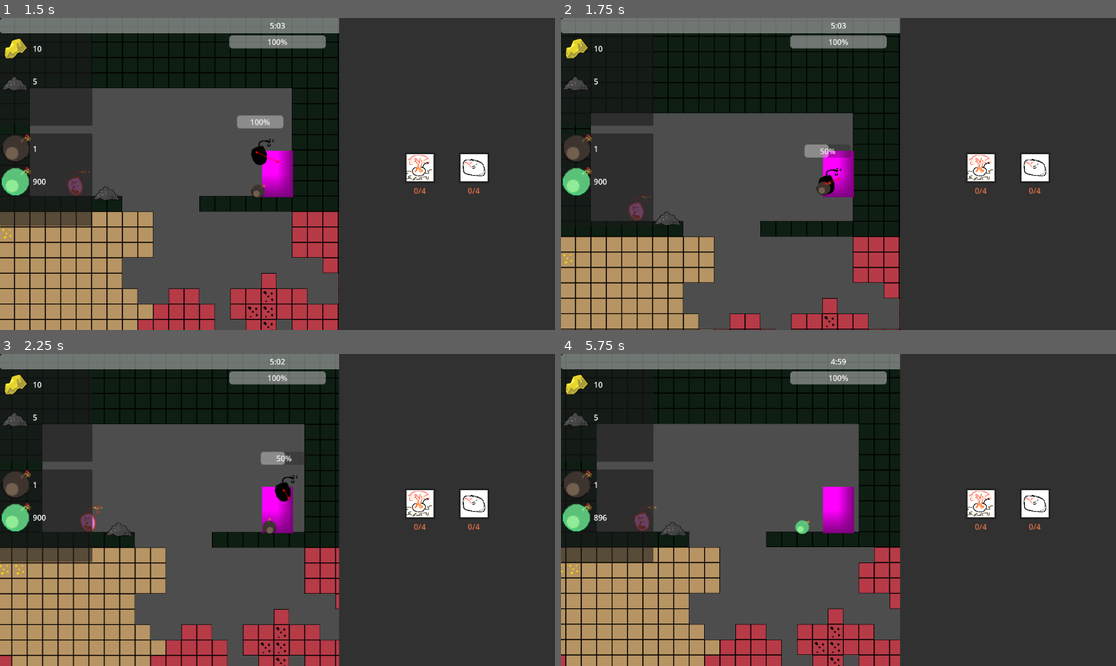
Above: before the commit, frames 1-4 (two rows, left to right).
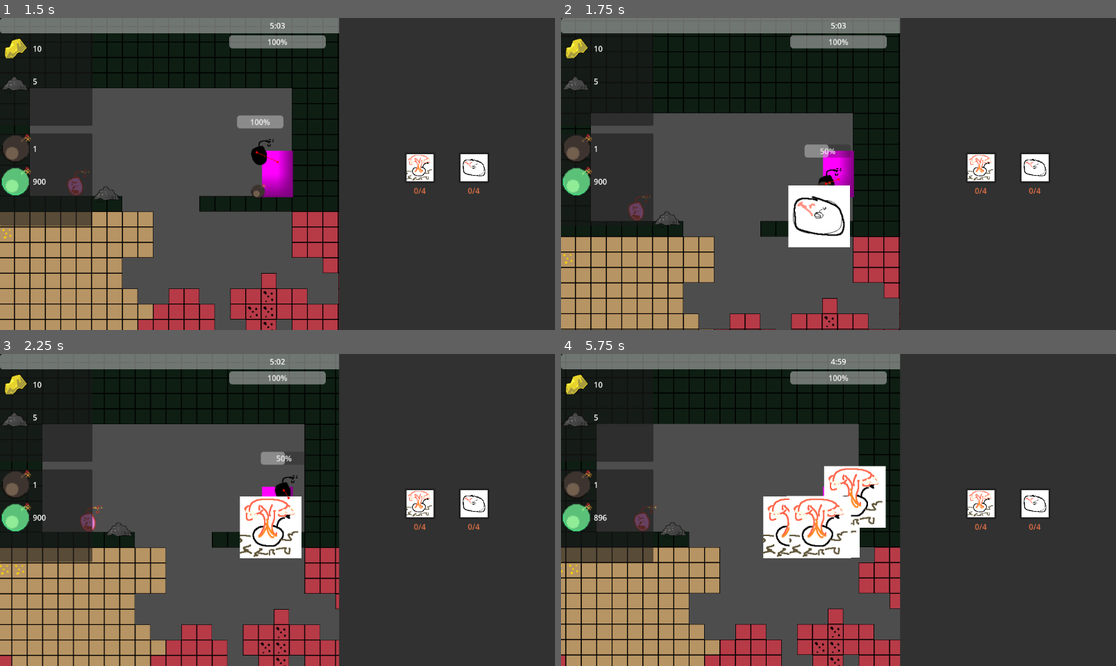
Above: after the commit, the same moments.

Repository: DevFTB/LD57
Game: Godot game, scene res://game.tscn
Two runs of this game, one before a commit and one after it. Both use one fixed random seed, a clock stepped at 60 frames per second and the inputs below.
Inputs (mouse positions are in pixels of both pictures, inside the frame that each line leads up to):
- Up to frame 1 (1.5 s): move the mouse to (399, 158) at 0.52 s; hold D (move_right) from 0.53 s (still down); click (399, 158) at 0.6 s; tap W (jump) at 0.77 s; move the mouse to (166, 189) at 1.27 s; tap E (interact) at 1.35 s
- Up to frame 2 (1.75 s): keep holding D (move_right); tap W (jump) at 1.52 s; click (727, 189) at 1.55 s
- Up to frame 3 (2.25 s): move the mouse to (333, 441) at 2.02 s; release D (move_right) at 2.03 s; hold A (move_left) from 2.03 s (still down); hold 1 (select_bomb_1) from 2.03 s (still down)
- Up to frame 4 (5.75 s): click (894, 441) at 2.3 s; move the mouse to (810, 572) at 2.77 s; release A (move_left) at 2.78 s; release 1 (select_bomb_1) at 2.78 s; hold D (move_right) 2.78-4.28 s; tap 2 (select_bomb_2) at 2.85 s; tap W (jump) at 3.02, 3.77, 4.52 s; click (810, 572) at 3.05 s; move the mouse to (1005, 556) at 3.52 s; tap 3 (select_bomb_3) at 3.6 s; click (1005, 556) at 3.8 s; move the mouse to (672, 463) at 4.27 s; hold A (move_left) 4.28-5.03 s; click (672, 463) at 4.35 s; move the mouse to (866, 510) at 5.02 s; hold D (move_right) from 5.03 s (still down); click (866, 510) at 5.1 s

Frame 1 is identical in both runs. In frame 2, 2.2% of the frame differs, in the area x 40-53%, y 53-74%; in frame 3, 2.2%; in frame 4, 4.9%, in the area x 36-59%, y 35-66%.

Commit message:
bomb explosion anim and sfx

Diff:
--- /dev/null
+++ b/entities/throwables/bomb/bomb_explode.gd
@@ -0,0 +1,9 @@
+extends AnimatedSprite2D
+
+func _ready():
+	$AudioStreamPlayer2D.pitch_scale = randf_range(0.7,1.3)
+
+
+
+func _on_audio_stream_player_2d_finished():
+	queue_free()
--- /dev/null
+++ b/entities/throwables/bomb/bomb_explode.tscn
@@ -0,0 +1,32 @@
+[gd_scene load_steps=6 format=3 uid="uid://briwqk6mcgr80"]
+
+[ext_resource type="Texture2D" uid="uid://kqpbfn6i6agw" path="res://systems/upgrades/icons/bomb_radius_icon.png" id="1_sjum0"]
+[ext_resource type="Texture2D" uid="uid://nfi4v3bb6elw" path="res://systems/upgrades/icons/bomb_strength.png" id="1_vj4bt"]
+[ext_resource type="AudioStream" uid="uid://c800xef1mh8vm" path="res://systems/music_sfx/files/sfx/explosion.wav" id="2_33yin"]
+[ext_resource type="Script" uid="uid://bavlfh8rdvqqv" path="res://entities/throwables/bomb/bomb_explode.gd" id="2_sjum0"]
+
+[sub_resource type="SpriteFrames" id="SpriteFrames_1lo4m"]
+animations = [{
+"frames": [{
+"duration": 1.0,
+"texture": ExtResource("1_sjum0")
+}, {
+"duration": 1.0,
+"texture": ExtResource("1_vj4bt")
+}],
+"loop": false,
+"name": &"explode",
+"speed": 5.0
+}]
+
+[node name="AnimatedSprite2D" type="AnimatedSprite2D"]
+sprite_frames = SubResource("SpriteFrames_1lo4m")
+animation = &"explode"
+autoplay = "explode"
+script = ExtResource("2_sjum0")
+
+[node name="AudioStreamPlayer2D" type="AudioStreamPlayer2D" parent="."]
+stream = ExtResource("2_33yin")
+volume_db = -5.0
+autoplay = true
+bus = &"Sound FX"
--- a/entities/throwables/bomb/throwable_bomb_entity.gd
+++ b/entities/throwables/bomb/throwable_bomb_entity.gd
@@ -11,6 +11,9 @@
 
 @onready var explosion_timer: Timer = $ExplosionTimer
 @onready var hitbox_component: HitboxComponent = $HitboxComponent
+
+@onready var explosion_animation_scene = preload("res://entities/throwables/bomb/bomb_explode.tscn")
+
 
 func _ready() -> void:
 	sprite_2d.texture = bomb_type.bomb_icon
@@ -31,4 +34,9 @@
 func explode() -> void:
 	exploded.emit()
 	hitbox_component.damage_overlapping_hurtboxes()
-	animation_player.play("explode")
+	var explosion_animation = explosion_animation_scene.instantiate()
+	get_tree().get_first_node_in_group("world").add_child(explosion_animation)
+	explosion_animation.global_position = global_position
+	queue_free()
+
+	#animation_player.play("explode")
--- a/entities/throwables/bomb/throwable_bomb_entity.tscn
+++ b/entities/throwables/bomb/throwable_bomb_entity.tscn
@@ -30,7 +30,7 @@
 tracks/0/interp = 1
 tracks/0/loop_wrap = true
 tracks/0/keys = {
-"times": PackedFloat32Array(1),
+"times": PackedFloat32Array(0),
 "transitions": PackedFloat32Array(1),
 "values": [{
 "args": [],
--- a/game.tscn
+++ b/game.tscn
@@ -38,7 +38,7 @@
 script = ExtResource("1_j5wjh")
 bomb_timer_starting_value = 305.0
 
-[node name="World" type="Node2D" parent="."]
+[node name="World" type="Node2D" parent="." groups=["world"]]
 script = ExtResource("2_hve3p")
 
 [node name="Level" type="Node2D" parent="World"]
--- a/systems/music_sfx/default_bus_layout.tres
+++ b/systems/music_sfx/default_bus_layout.tres
@@ -1,4 +1,7 @@
-[gd_resource type="AudioBusLayout" load_steps=0 format=3 uid="uid://ktxyn4sbn8h7"]
+[gd_resource type="AudioBusLayout" load_steps=2 format=3 uid="uid://ktxyn4sbn8h7"]
+
+[sub_resource type="AudioEffectCompressor" id="AudioEffectCompressor_03nvl"]
+resource_name = "Compressor"
 
 [resource]
 bus/1/name = &"Music"
@@ -7,3 +10,11 @@
 bus/1/bypass_fx = false
 bus/1/volume_db = 0.0
 bus/1/send = &"Master"
+bus/2/name = &"Sound FX"
+bus/2/solo = false
+bus/2/mute = false
+bus/2/bypass_fx = false
+bus/2/volume_db = 0.0
+bus/2/send = &"Master"
+bus/2/effect/0/effect = SubResource("AudioEffectCompressor_03nvl")
+bus/2/effect/0/enabled = true
Not shown, added: entities/throwables/bomb/bomb_explode.gd.uid
Not shown, added: systems/music_sfx/files/sfx/explosion.wav.import
Not shown, added: systems/music_sfx/files/sfx/explosion.wav
